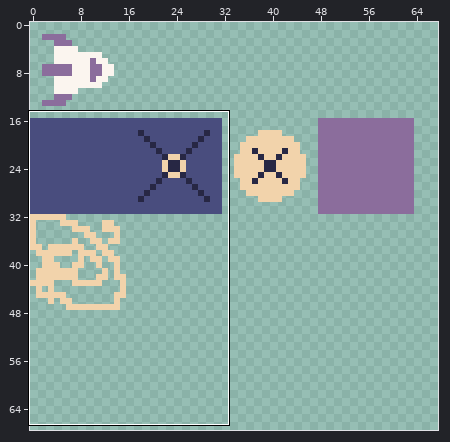
Sprite sheet -- src/art/atlas.png. The picture above shows the old version from afar; the outline marks the close-up.
Close-up. As it was:
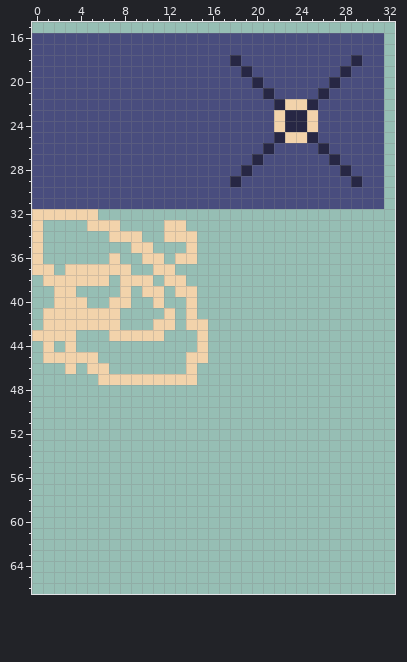
The file is 128x128 pixels. Shown: x 0..32, y 15..66. The wide view leaves out empty margins.
And afterwards:
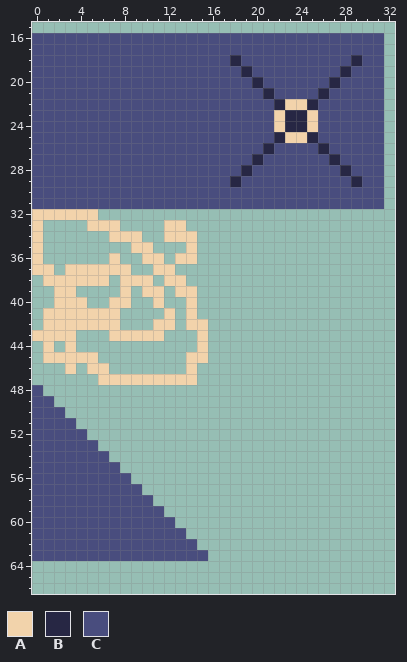
Palette (. is transparent): A #f2d3ab  B #272744  C #494d7e
The edit:
y 48: x 0 . -> C
y 49: x 0..1 .. -> CC
y 50: x 0..2 ... -> CCC
y 51: x 0..3 .... -> CCCC
y 52: x 0..4 ..... -> CCCCC
y 53: x 0..5 ...... -> CCCCCC
y 54: x 0..6 ....... -> CCCCCCC
y 55: x 0..7 ........ -> CCCCCCCC
y 56: x 0..8 ......... -> CCCCCCCCC
y 57: x 0..9 .......... -> CCCCCCCCCC
y 58: x 0..10 ........... -> CCCCCCCCCCC
y 59: x 0..11 ............ -> CCCCCCCCCCCC
y 60: x 0..12 ............. -> CCCCCCCCCCCCC
y 61: x 0..13 .............. -> CCCCCCCCCCCCCC
y 62: x 0..14 ............... -> CCCCCCCCCCCCCCC
y 63: x 0..15 ................ -> CCCCCCCCCCCCCCCC
Where, in picture pixels (left, top, right, bottom), the same in both close-ups:
added: (32, 385, 208, 561)
